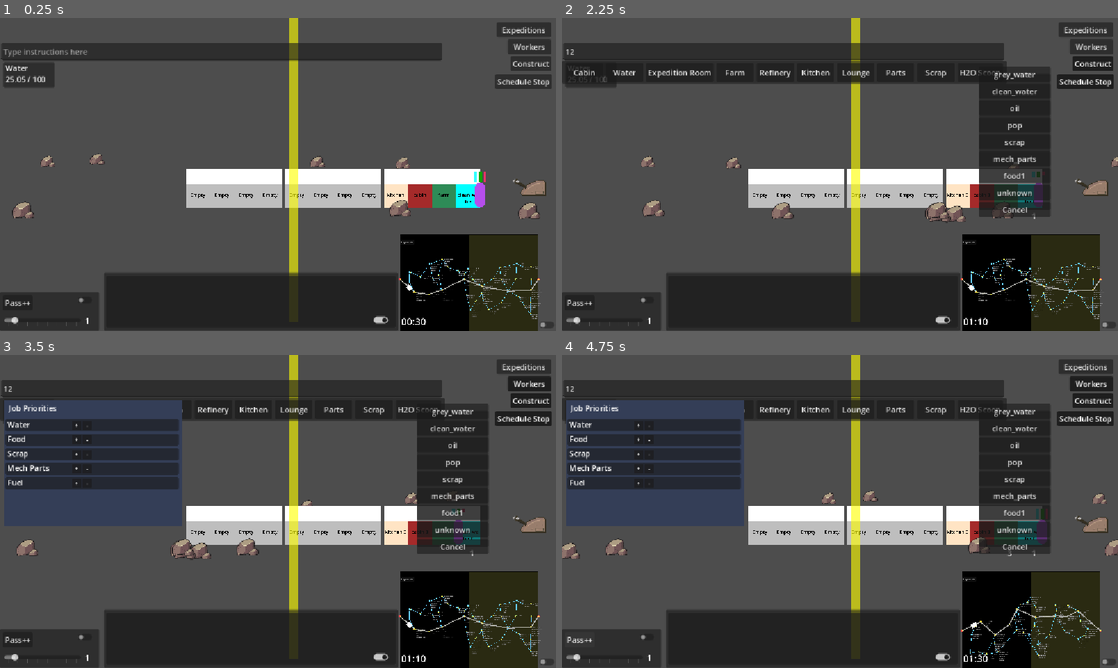
Above: before the commit, frames 1-4 (two rows, left to right).
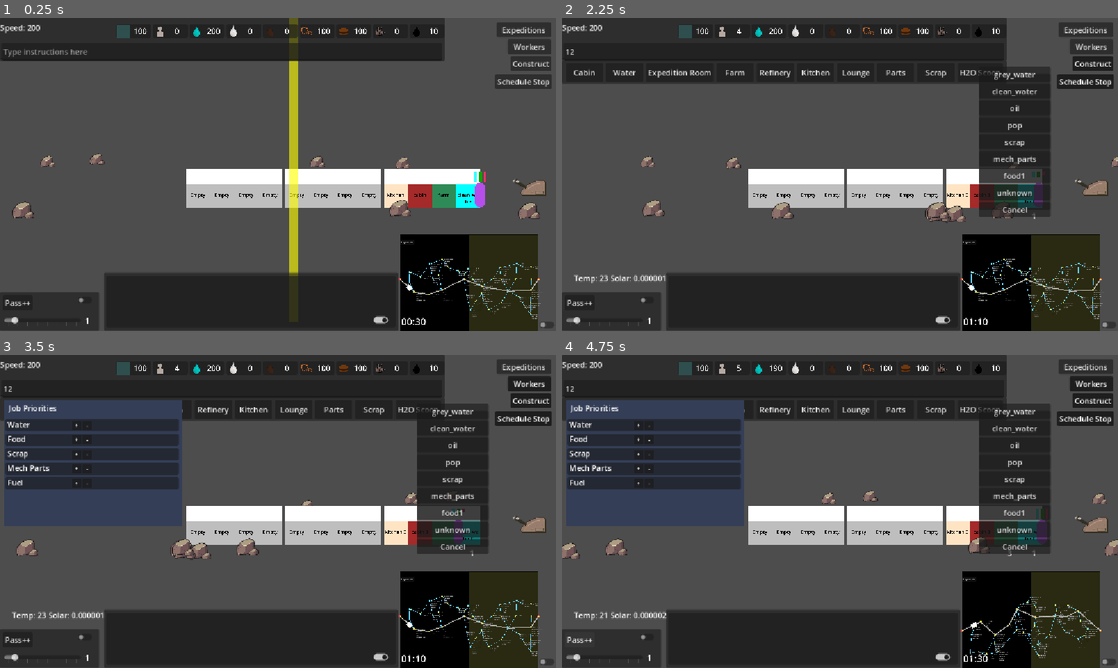
Above: after the commit, the same moments.

Repository: Sphinx111/ed_and_morgs_train_builder
Game: Godot game, scene res://Scenes/traincar.tscn
Same seed, same stepped clock (60 frames per second), same inputs: the game is played once before the commit and once after it.
Inputs (mouse positions are in pixels of both pictures, inside the frame that each line leads up to):
- Up to frame 1 (0.25 s): no input
- Up to frame 2 (2.25 s): click (784, 52) at 0.52 s; type "12" at 0.6 s; click "Construct" at 1.25 s; click "Schedule Stop" at 2 s
- Up to frame 3 (3.5 s): click "Workers" at 2.75 s
- Up to frame 4 (4.75 s): click "Regenerate" at 3.5 s; click "Pass++" at 4.25 s

The runs differ from the first frame. In frame 1, 7.1% of the frame differs, in the area x 0-80%, y 0-22%; in frame 2, 7.8%, in the area x 0-80%, y 0-85%; in frame 3, 7.7%; in frame 4, 7.7%.
Error before the commit: Parse Error: Too many arguments for "setup()" call. Expected at most 2 but received 3. (res://Scenes/resource_panel.gd:62)

Commit message:
Missed resource_summary from last commit

Diff:
--- a/Scenes/resource_summary.gd
+++ b/Scenes/resource_summary.gd
@@ -3,7 +3,20 @@
 class_name ResourceSummary
 
 
-func setup(resource_type: ResourceType, amount: float) -> void:
+func _ready() -> void:
+	mouse_filter = Control.MOUSE_FILTER_STOP
+	$RichTextLabel.mouse_filter = Control.MOUSE_FILTER_IGNORE
+
+
+func setup(resource_type: ResourceType, amount: float, use_multiplier_prefix: bool = true) -> void:
 	$IconSprite.texture = resource_type.iconTexture
 	$IconSprite.modulate = resource_type.iconModulate
-	$RichTextLabel.text = "x%s" % ResourceTypeRegistry.format_amount(resource_type.type_name, amount)
+	var amount_text := ResourceTypeRegistry.format_amount(resource_type.type_name, amount)
+	$RichTextLabel.text = ("x%s" % amount_text) if use_multiplier_prefix else amount_text
+
+
+func setup_by_type_name(type_name: String, amount: float, use_multiplier_prefix: bool = true) -> void:
+	var resource_type := ResourceTypeRegistry.get_type(type_name)
+	if resource_type == null:
+		return
+	setup(resource_type, amount, use_multiplier_prefix)
